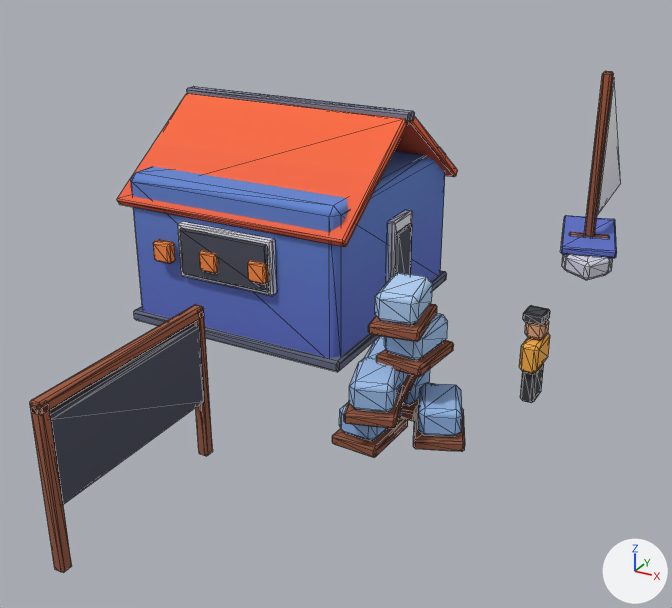
What one commit did to the glTF model public/assets/toycar/set-crab-pots.glb.
The view is the same before and after, from a 50 mm lens placed at (2.3, -5.09, 2.58), pointed at (-0.24, -0.47, 0.26). The axes (+X, +Y, +Z) are drawn at lower right. The lights are the same throughout. The first picture is the older version. Mesh edges are drawn as thin lines. Vertices at exactly the same position are counted once.

In view in the first picture: 'anim_watch:r=22:d=70#fisher', 'landing'.
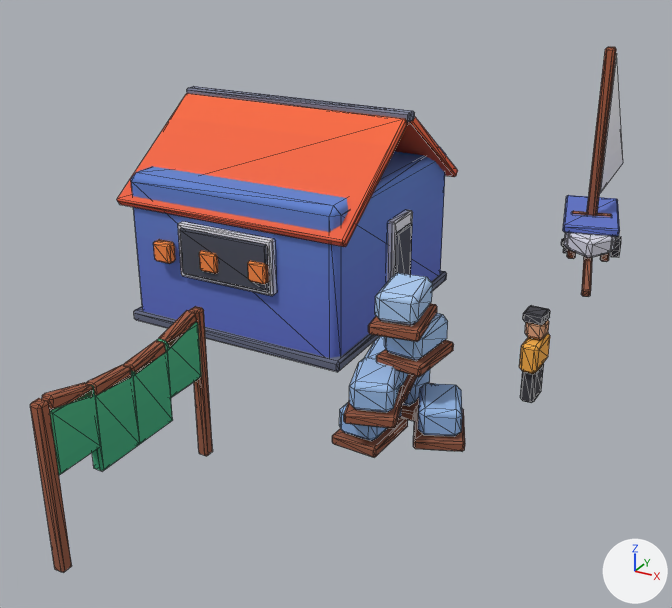
Pixel boxes (x1, y1, x2, y2) of what changed, in the pictures (672 x 608 px; the box of a moved part takes in the faces that stretch with it):
'landing', reshaped: before (30, 71, 621, 573); after (30, 47, 623, 573)
part 1 of me_landing, moved or reshaped: before (584, 71, 614, 237); after (567, 249, 576, 259)
part 2 of me_landing, moved or reshaped: before (562, 254, 613, 274); after (564, 232, 616, 251)
part 3 of me_landing, added: after (567, 232, 612, 258)
part 4 of me_landing, moved or reshaped: before (561, 215, 617, 258); after (563, 195, 620, 236)
part 5 of me_landing, moved or reshaped: before (570, 232, 609, 238); after (572, 211, 611, 217)
part 6 of me_landing, added (brown): after (587, 47, 616, 216)
part 7 of me_landing, moved or reshaped: before (597, 77, 621, 215); after (600, 53, 623, 193)
part 8 of me_landing, moved or reshaped: before (50, 324, 204, 504); after (157, 322, 201, 398)
part 9 of me_landing, added (green): after (131, 351, 173, 445)
part 10 of me_landing, added (green): after (92, 371, 140, 471)
part 11 of me_landing, added (green): after (50, 385, 101, 475)
part 12 of me_landing, added: after (581, 257, 592, 297)
part 13 of me_landing, added (brown): after (159, 310, 197, 348)
part 14 of me_landing, added (brown): after (123, 340, 166, 375)
part 15 of me_landing, added (brown): after (86, 365, 131, 395)
part 16 of me_landing, added (brown): after (42, 383, 93, 410)
part 17 of me_landing, added: after (611, 236, 621, 257)
part 18 of me_landing, moved or reshaped: before (565, 254, 610, 280); after (600, 253, 609, 262)
part 19 of me_landing, deleted (brown): before (30, 304, 204, 414)

The change, as a list of edits to the scene's bpy script:
```text
Change me_landing:
    remove me_landing.from_pydata(...)  # 894 vertices, 1636 faces; spans x -0.82..1.82, y -2.93..2.5, z -0.51..0.93
    add me_landing.from_pydata(...)  # 1166 vertices, 2132 faces; spans x -0.82..1.82, y -2.93..2.5, z -0.51..1.1
    me_landing part 1: the loose piece of 24 vertices spanning x 1.51..1.58, y 1.72..1.78, z -0.43..0.93 is multiplied about its middle by the matrix ((0.572, 0.0, 0.146), (0.146, 0.0, -0.572), (0.0, 0.59, 0.0)), then moved by (-0.14, 0.07, -0.62)
    me_landing part 2: the loose piece of 24 vertices spanning x 1.27..1.79, y 1.42..2.23, z -0.5..-0.36 is moved by (0.0, 0.0, 0.17)
    me_landing part 3: the loose piece of 24 vertices spanning x 1.47..1.78, y 1.3..1.61, z -0.5..-0.36 is copied, and the copy is moved by (0.0, 0.0, 0.17); it spans x 1.47..1.78, y 1.3..1.61, z -0.33..-0.19
    me_landing part 4: the loose piece of 24 vertices spanning x 1.24..1.82, y 1.4..2.25, z -0.36..-0.3 is moved by (0.0, 0.0, 0.17)
    me_landing part 5: the loose piece of 24 vertices spanning x 1.4..1.7, y 1.68..1.82, z -0.36..-0.3 is moved by (0.0, 0.0, 0.17)
    me_landing part 6: the loose piece of 24 vertices spanning x 1.51..1.58, y 1.72..1.78, z -0.43..0.93 is copied, and the copy is moved by (0.0, 0.0, 0.17); it spans x 1.51..1.58, y 1.72..1.78, z -0.25..1.1
    me_landing part 7: the loose piece of 6 vertices spanning x 1.56..1.59, y 1.8..2.5, z -0.15..0.88 is moved by (0.0, 0.0, 0.17)
    me_landing part 8: the loose piece of 24 vertices spanning x 0.57..0.63, y -2.89..-1.91, z -0.19..0.23 is scaled about its middle by (1, 0.248, 0.703), then moved by (0.0, 0.35, 0.08)
    me_landing part 9: the loose piece of 24 vertices spanning x 0.57..0.63, y -2.89..-1.91, z -0.19..0.23 is copied, and the copy is scaled about its middle by (1, 0.248, 0.901), then moved by (0.0, 0.12, 0.0); it spans x 0.57..0.63, y -2.41..-2.15, z -0.17..0.21
    me_landing part 10: the loose piece of 24 vertices spanning x 0.57..0.63, y -2.89..-1.91, z -0.19..0.23 is copied, and the copy is scaled about its middle by (1, 0.248, 0.901), then moved by (0.0, -0.12, 0.0); it spans x 0.57..0.63, y -2.64..-2.39, z -0.17..0.21
    me_landing part 11: the loose piece of 24 vertices spanning x 0.57..0.63, y -2.89..-1.91, z -0.19..0.23 is copied, and the copy is scaled about its middle by (1, 0.248, 0.703), then moved by (0.0, -0.35, 0.08); it spans x 0.57..0.63, y -2.88..-2.62, z -0.05..0.25
    me_landing part 12: a new loose piece of 24 vertices spanning x 1.6..1.79, y 0.92..1.47, z -0.47..-0.34, in mat_colormap (picture img_colormap_png)
    me_landing part 13: a new loose piece of 24 vertices spanning x 0.57..0.63, y -2.17..-1.93, z 0.19..0.31, in mat_colormap (picture img_colormap_png)
    me_landing part 14: a new loose piece of 24 vertices spanning x 0.57..0.63, y -2.4..-2.16, z 0.17..0.25, in mat_colormap (picture img_colormap_png)
    me_landing part 15: a new loose piece of 24 vertices spanning x 0.57..0.63, y -2.64..-2.4, z 0.17..0.25, in mat_colormap (picture img_colormap_png)
    me_landing part 16: a new loose piece of 24 vertices spanning x 0.57..0.63, y -2.87..-2.63, z 0.19..0.31, in mat_colormap (picture img_colormap_png)
    me_landing part 17: a new loose piece of 16 vertices spanning x 1.68..1.78, y 1.81..1.99, z -0.5..-0.33, in mat_colormap (picture img_colormap_png)
    me_landing part 18: 23 vertices removed from x 1.47..1.78, y 1.3..1.61, z -0.5..-0.36; 23 vertices added at x 1.52..1.77, y 1.48..2.27, z -0.4..-0.34
    me_landing part 19: 24 vertices removed from x 0.57..0.63, y -2.93..-1.87, z 0.25..0.31
    other edits to the shape of me_landing do not show in these pictures
```
